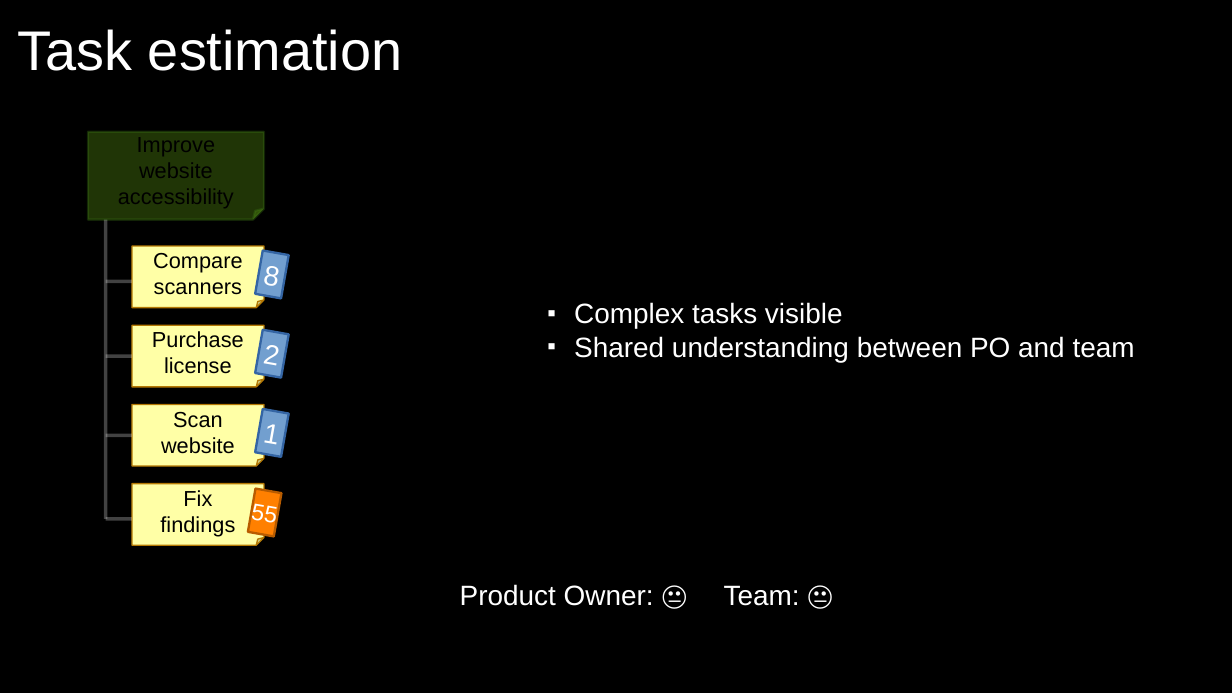
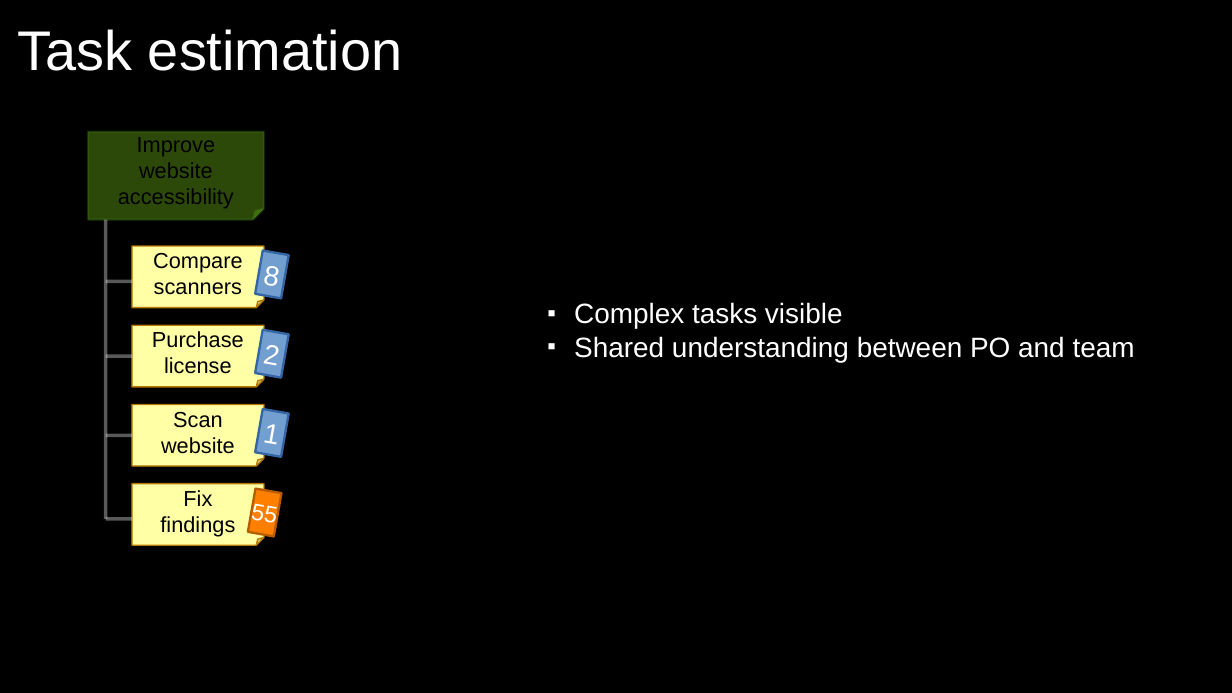
Before and after one commit to exasol/tutorials, a slide deck: slide 27 of estimating/estimating.odp (slide 21 before the commit). Drawn at 1232x693 pixels with LibreOffice and Linux fonts; fonts in the diff are those of the drawing; background and template pictures are left out. Boxes give left, top, right and bottom in pixels: in the first picture for what was removed or moved away, otherwise in the second. Text is boxed around its words. In the diff, an @@ line names an element or a change of style, - is before the commit and + after.

```diff
--- a/estimating/estimating.odp
+++ b/estimating/estimating.odp
@@ folded corner "Improve website accessibility" at [88,132,264,220]: fill #81D41A at 25% opacity to #81D41A at 35% opacity @@
@@ text removed at [460,584,800,606] @@
-Product Owner: 😐 Team: 😐
```
Also in this commit, not shown: 10 other slides changed, 6 slides added.
